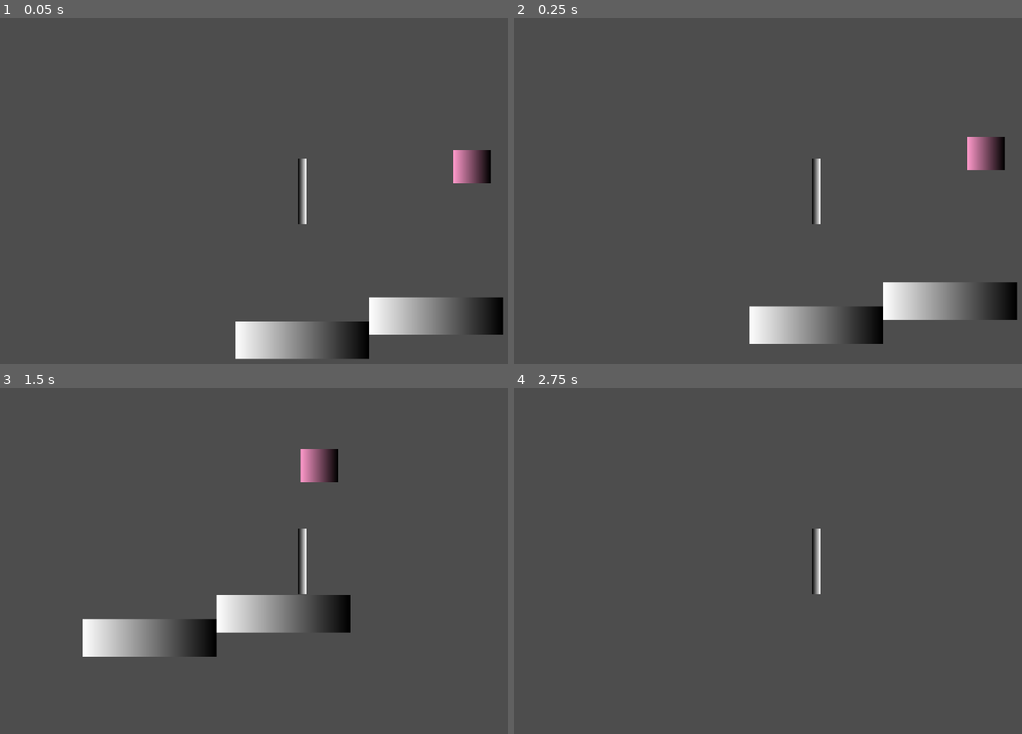
Above: before the commit, frames 1-4 (two rows, left to right).
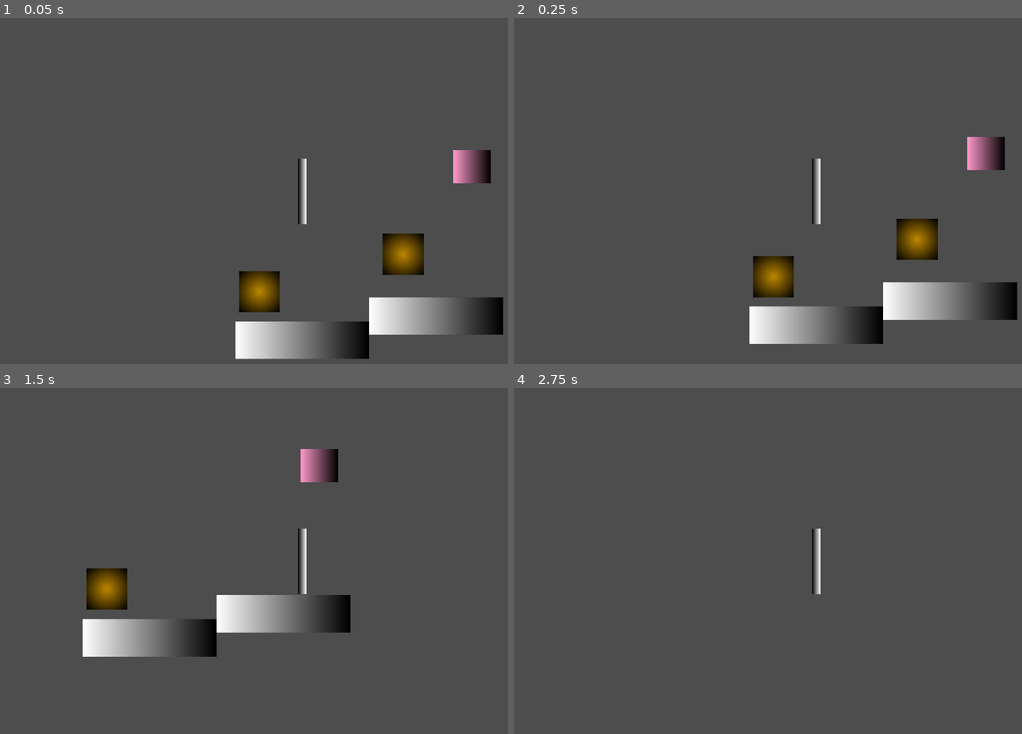
Above: after the commit, the same moments.

Repository: FlorenciaMorelli/DDV-clase3
Game: Godot game, scene res://levels/scenes/level_1.tscn
Two runs of this game, one before a commit and one after it. Both use one fixed random seed, a clock stepped at 60 frames per second and the inputs below.
Inputs:
- Up to frame 1 (0.05 s): no input
- Up to frame 2 (0.25 s): no input
- Up to frame 3 (1.5 s): tap Enter (ui_accept) at 0.5, 0.77 s; hold Right (ui_right) from 0.53 s (still down)
- Up to frame 4 (2.75 s): tap Enter (ui_accept) at 1.52 s; release Right (ui_right) at 2.03 s; hold Left (ui_left) from 2.03 s (still down)

The runs differ from the first frame. In frame 1, 1.9% of the frame differs, in the area x 47-84%, y 62-86%; in frame 2, 1.9%; in frame 3, 1.0%; in frame 4, nothing differs.

Commit message:
Created item to pick and implemented logic for the picking and inventory adding

Diff:
--- /dev/null
+++ b/item/scenes/item.tscn
@@ -0,0 +1,30 @@
+[gd_scene load_steps=5 format=3 uid="uid://1bpukorspejj"]
+
+[ext_resource type="Script" path="res://item/scripts/item.gd" id="1_uuja8"]
+
+[sub_resource type="Gradient" id="Gradient_elquf"]
+colors = PackedColorArray(1, 1, 1, 1, 0, 0, 0, 1)
+
+[sub_resource type="GradientTexture2D" id="GradientTexture2D_q6l7y"]
+gradient = SubResource("Gradient_elquf")
+fill = 1
+fill_from = Vector2(0.5, 0.5)
+fill_to = Vector2(0, 0)
+metadata/_snap_enabled = true
+
+[sub_resource type="RectangleShape2D" id="RectangleShape2D_fgho2"]
+size = Vector2(64.2141, 64)
+
+[node name="Item" type="Sprite2D"]
+self_modulate = Color(0.747537, 0.535802, 0, 1)
+scale = Vector2(2.33594, 2.1875)
+texture = SubResource("GradientTexture2D_q6l7y")
+script = ExtResource("1_uuja8")
+item = "a coin"
+
+[node name="CoinArea" type="Area2D" parent="."]
+
+[node name="CollisionShape2D" type="CollisionShape2D" parent="CoinArea"]
+shape = SubResource("RectangleShape2D_fgho2")
+
+[connection signal="body_entered" from="CoinArea" to="." method="_on_coin_area_body_entered"]
--- /dev/null
+++ b/item/scripts/item.gd
@@ -0,0 +1,21 @@
+extends Sprite2D
+
+@export var item = "Coin"
+
+# Called when the node enters the scene tree for the first time.
+func _ready() -> void:
+	pass # Replace with function body.
+
+
+# Called every frame. 'delta' is the elapsed time since the previous frame.
+func _process(delta: float) -> void:
+	pass
+
+
+func _on_coin_area_body_entered(body: Node2D) -> void:
+	#	Si hace contacto con un CharacterBody2D
+	if body is CharacterBody2D :
+		#	Aplica la función addToInventory del body
+		body.addToInventory(item)
+		#	Y eliminamos el item de la escena (Level 1)
+		queue_free()
--- a/levels/scenes/level_1.tscn
+++ b/levels/scenes/level_1.tscn
@@ -1,8 +1,9 @@
-[gd_scene load_steps=4 format=3 uid="uid://coesck68iea0w"]
+[gd_scene load_steps=5 format=3 uid="uid://coesck68iea0w"]
 
 [ext_resource type="PackedScene" uid="uid://cxxj0lt5o2uri" path="res://plataform/scenes/platform.tscn" id="1_5lh1a"]
 [ext_resource type="PackedScene" uid="uid://cbncg1wvug2ou" path="res://player/scenes/player.tscn" id="2_sfnt5"]
 [ext_resource type="PackedScene" uid="uid://bod2544eeb5rv" path="res://obstacle/scenes/obstacle.tscn" id="3_6qbx0"]
+[ext_resource type="PackedScene" uid="uid://1bpukorspejj" path="res://item/scenes/item.tscn" id="4_qyt8q"]
 
 [node name="Level1" type="Node2D"]
 
@@ -18,3 +19,13 @@
 
 [node name="CharacterBody2D" parent="." instance=ExtResource("2_sfnt5")]
 position = Vector2(2, 1)
+
+[node name="Item" parent="." instance=ExtResource("4_qyt8q")]
+position = Vector2(190.375, 119.5)
+scale = Vector2(1.19922, 1.20313)
+item = "tiempo"
+
+[node name="Item2" parent="." instance=ExtResource("4_qyt8q")]
+position = Vector2(-78, 189)
+scale = Vector2(1.19922, 1.20313)
+item = "tengo"
--- a/player/scripts/player.gd
+++ b/player/scripts/player.gd
@@ -1,4 +1,6 @@
 extends CharacterBody2D
+
+var inventory = []
 
 
 const SPEED = 300.0
@@ -24,3 +26,8 @@
 
 #	El objeto se va moviendo
 	move_and_slide()
+
+
+func addToInventory(item) :
+	inventory.append(item)
+	print("You picked ", item, ". Inventory: ", inventory)
